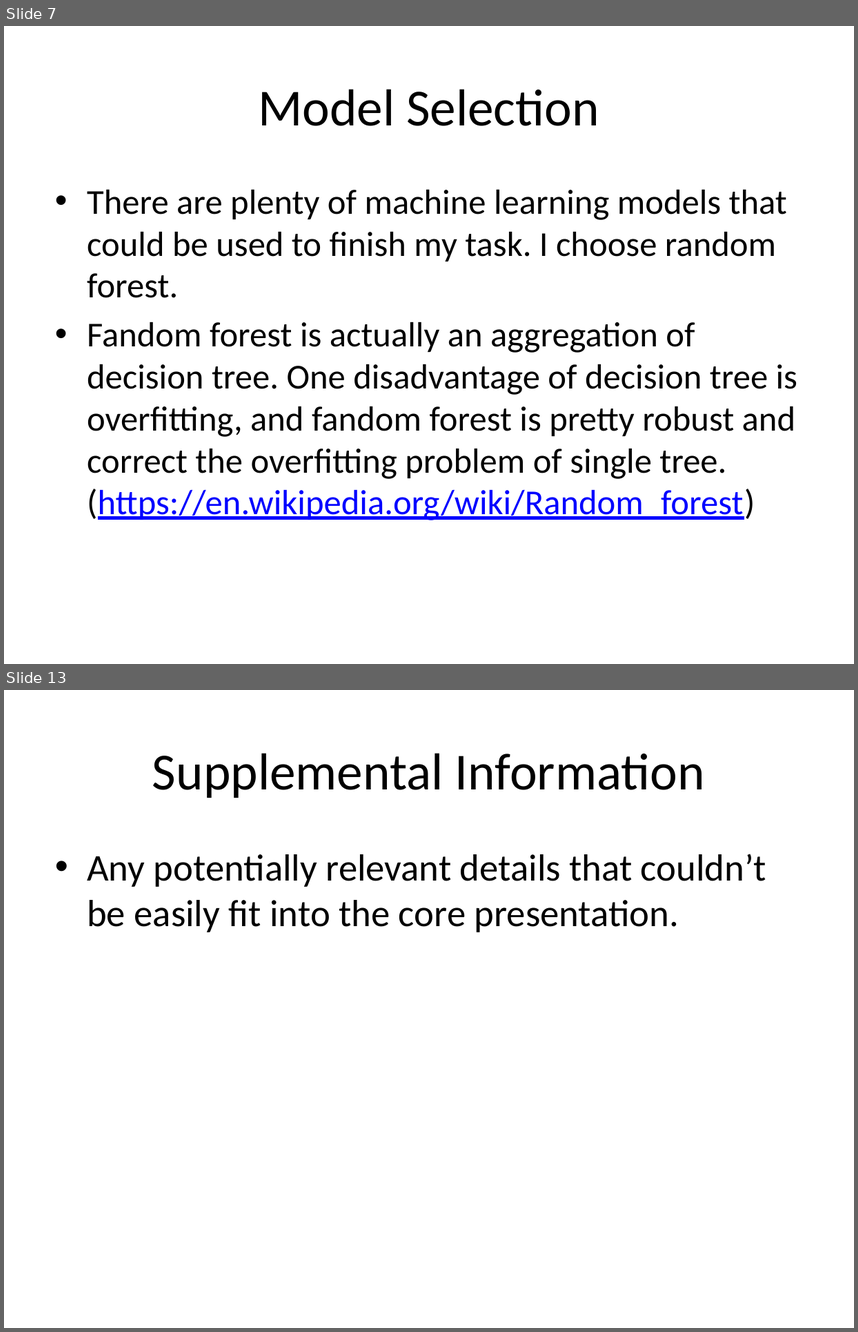
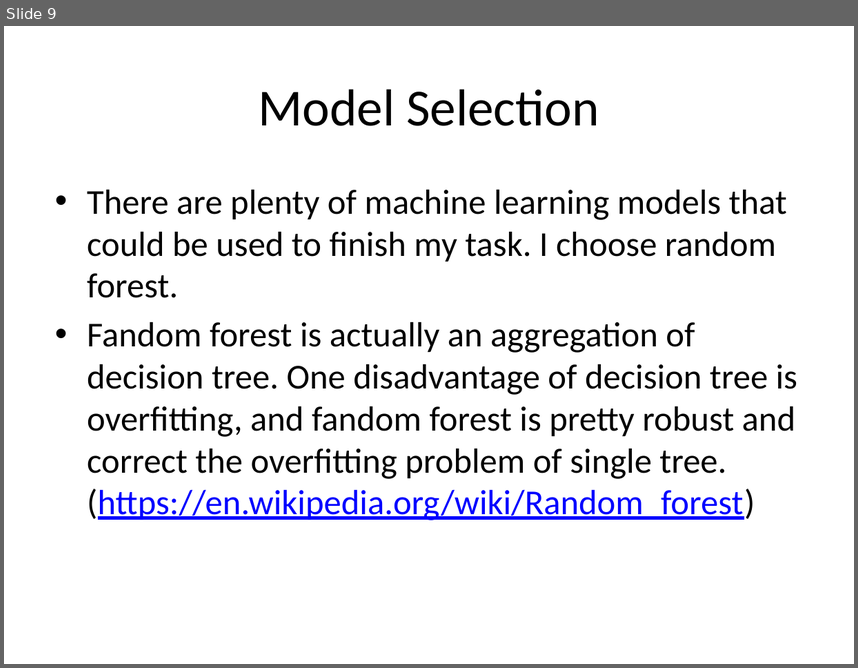
Before and after one commit to amaliujia/Foreign-Exchange, a slide deck: src/HW7/NonTechnical_Audience_Presentation.pptx. Shown one above the other, each under a label of ours: slides 7 and 13 before the commit, slide 9 after it; the slides between them are not shown. The pictures are 858x1332 and 858x668 pixels, drawn with LibreOffice and Linux fonts; fonts in the diff are those of the drawing. Boxes give left, top, right and bottom in pixels: in the first picture for what was removed or moved away, otherwise in the second. Text is boxed around its words. In the diff, an @@ line names an element or a change of style, - is before the commit and + after.

```diff
--- a/src/HW7/NonTechnical_Audience_Presentation.pptx
+++ b/src/HW7/NonTechnical_Audience_Presentation.pptx
@@ slide 13 removed at [4, 690, 854, 1328], background #FFFFFF @@
@@ title removed at [152, 753, 705, 798] @@
-Supplemental Information
@@ text removed at [87, 854, 766, 932] @@
-• Any potentially relevant details that couldn’t be easily fit into the core presentation.
@@ what was slide 7 is now slide 9 @@
```
Also in this commit, not shown: 5 slides changed, 4 slides added.
